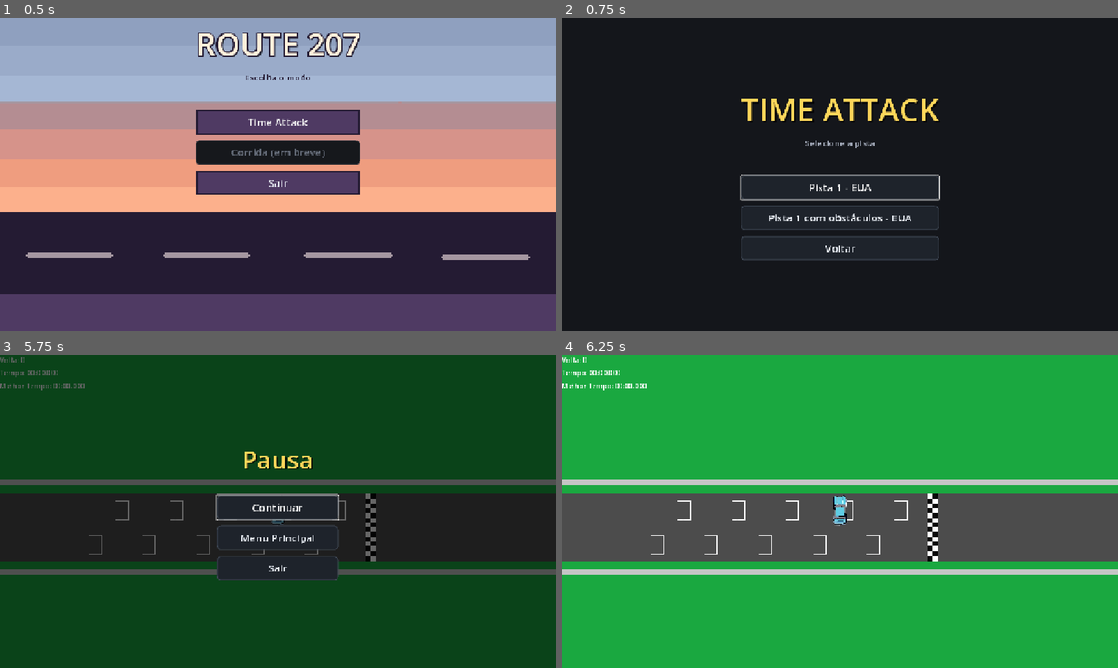
Above: before the commit, frames 1-4 (two rows, left to right).
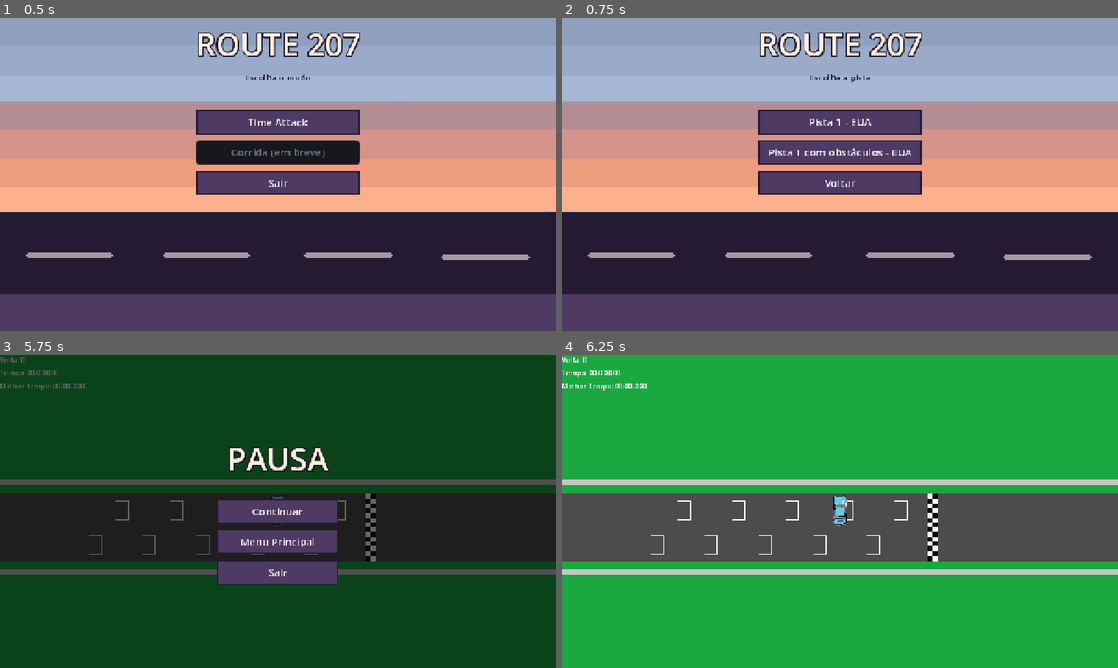
Above: after the commit, the same moments.

Repository: viictor1/Route-207
Game: Godot game, scene res://scenes/menu.tscn
The game is run twice, just before and just after one commit, with the same random seed, the same clock (stepped at 60 frames per second) and the same inputs.
Inputs:
- Up to frame 1 (0.5 s): no input
- Up to frame 2 (0.75 s): click "Time Attack" at 0.5 s
- Up to frame 3 (5.75 s): click "Pista 1 - EUA" at 1.25 s; tap Enter at 2, 5 s; hold D (steer_right) 2.03-2.78 s; tap W (throttle) every 0.75 s from 2.1 to 5.1 s; tap Space (handbrake) at 2.75 s; hold S (brake) 2.78-3.53 s; hold D (steer_right) 3.53-5.03 s; hold A (steer_left) from 5.03 s (still down); tap Escape (ui_cancel) at 5.65 s
- Up to frame 4 (6.25 s): release A (steer_left) at 5.75 s; click "Continuar" at 5.75 s

Frame 1 is identical in both runs. In frame 2, 74% of the frame differs, in the area x 0-100%, y 0-100%; in frame 3, 6.1%; in frame 4, nothing differs.

Commit message:
style: atualiza identidade visual do menu de seleção de pista e menu de pausa

Diff:
--- a/scenes/pause_menu.tscn
+++ b/scenes/pause_menu.tscn
@@ -1,62 +1,45 @@
 [gd_scene format=3 uid="uid://b7p4s3fam2x1k"]
 
 [ext_resource type="Script" uid="uid://bour8q6ccr6rb" path="res://scenes/pause_menu.gd" id="1_pause"]
+[ext_resource type="Texture2D" uid="uid://cst1rbqasr13b" path="res://assets/sprites/menu/botao.png" id="2_kukqi"]
+[ext_resource type="Texture2D" uid="uid://csv7lrvl2rwea" path="res://assets/sprites/menu/botao SELECIONADO.png" id="3_5d2l8"]
 
-[sub_resource type="StyleBoxFlat" id="StyleBoxFlat_normal"]
-content_margin_left = 16.0
-content_margin_top = 10.0
-content_margin_right = 16.0
-content_margin_bottom = 10.0
-bg_color = Color(0.117647, 0.137255, 0.168627, 1)
-border_width_left = 2
-border_width_top = 2
-border_width_right = 2
-border_width_bottom = 2
-border_color = Color(0.243137, 0.278431, 0.329412, 1)
-corner_radius_top_left = 8
-corner_radius_top_right = 8
-corner_radius_bottom_right = 8
-corner_radius_bottom_left = 8
+[sub_resource type="StyleBoxTexture" id="StyleBoxTexture_n87rw"]
+texture = ExtResource("2_kukqi")
 
-[sub_resource type="StyleBoxFlat" id="StyleBoxFlat_hover"]
-content_margin_left = 16.0
-content_margin_top = 10.0
-content_margin_right = 16.0
-content_margin_bottom = 10.0
-bg_color = Color(0.156863, 0.180392, 0.219608, 1)
-border_width_left = 2
-border_width_top = 2
-border_width_right = 2
-border_width_bottom = 2
-border_color = Color(1, 0.843137, 0.352941, 1)
-corner_radius_top_left = 8
-corner_radius_top_right = 8
-corner_radius_bottom_right = 8
-corner_radius_bottom_left = 8
+[sub_resource type="StyleBoxTexture" id="StyleBoxTexture_5d2l8"]
+texture = ExtResource("3_5d2l8")
 
-[sub_resource type="StyleBoxFlat" id="StyleBoxFlat_pressed"]
-content_margin_left = 16.0
-content_margin_top = 10.0
-content_margin_right = 16.0
-content_margin_bottom = 10.0
-bg_color = Color(0.0862745, 0.101961, 0.12549, 1)
-border_width_left = 2
-border_width_top = 2
-border_width_right = 2
-border_width_bottom = 2
-border_color = Color(0.901961, 0.741176, 0.278431, 1)
-corner_radius_top_left = 8
-corner_radius_top_right = 8
-corner_radius_bottom_right = 8
-corner_radius_bottom_left = 8
+[sub_resource type="StyleBoxTexture" id="StyleBoxTexture_kukqi"]
+texture = ExtResource("3_5d2l8")
 
-[node name="PauseMenu" type="CanvasLayer"]
+[sub_resource type="StyleBoxEmpty" id="StyleBoxEmpty_kukqi"]
+
+[sub_resource type="StyleBoxTexture" id="StyleBoxTexture_7l7mv"]
+texture = ExtResource("2_kukqi")
+
+[sub_resource type="StyleBoxTexture" id="StyleBoxTexture_v4r4p"]
+texture = ExtResource("3_5d2l8")
+
+[sub_resource type="StyleBoxTexture" id="StyleBoxTexture_1s2dm"]
+texture = ExtResource("3_5d2l8")
+
+[sub_resource type="StyleBoxTexture" id="StyleBoxTexture_88e76"]
+texture = ExtResource("2_kukqi")
+
+[sub_resource type="StyleBoxTexture" id="StyleBoxTexture_knqa7"]
+texture = ExtResource("3_5d2l8")
+
+[sub_resource type="StyleBoxTexture" id="StyleBoxTexture_71k7c"]
+texture = ExtResource("3_5d2l8")
+
+[node name="PauseMenu" type="CanvasLayer" unique_id=1104563387]
 process_mode = 3
 layer = 100
 visible = false
 script = ExtResource("1_pause")
 
-[node name="Dim" type="ColorRect" parent="."]
+[node name="Dim" type="ColorRect" parent="." unique_id=187041231]
 anchors_preset = 15
 anchor_right = 1.0
 anchor_bottom = 1.0
@@ -64,57 +47,60 @@
 grow_vertical = 2
 color = Color(0, 0, 0, 0.6)
 
-[node name="Center" type="CenterContainer" parent="."]
+[node name="Center" type="CenterContainer" parent="." unique_id=2125832272]
 anchors_preset = 15
 anchor_right = 1.0
 anchor_bottom = 1.0
 grow_horizontal = 2
 grow_vertical = 2
 
-[node name="MenuBox" type="VBoxContainer" parent="Center"]
+[node name="MenuBox" type="VBoxContainer" parent="Center" unique_id=747718793]
 layout_mode = 2
 theme_override_constants/separation = 14
 
-[node name="Title" type="Label" parent="Center/MenuBox"]
+[node name="Title" type="Label" parent="Center/MenuBox" unique_id=1992170945]
 layout_mode = 2
-theme_override_colors/font_color = Color(1, 0.843137, 0.352941, 1)
+theme_override_colors/font_color = Color(1, 0.94509804, 0.8627451, 1)
 theme_override_colors/font_shadow_color = Color(0, 0, 0, 0.5)
+theme_override_colors/font_outline_color = Color(0.14117648, 0.105882354, 0.2, 1)
 theme_override_constants/shadow_offset_x = 3
 theme_override_constants/shadow_offset_y = 3
-theme_override_font_sizes/font_size = 56
-text = "Pausa"
+theme_override_constants/outline_size = 12
+theme_override_font_sizes/font_size = 72
+text = "PAUSA"
 horizontal_alignment = 1
 
-[node name="Spacer" type="Control" parent="Center/MenuBox"]
+[node name="Spacer" type="Control" parent="Center/MenuBox" unique_id=1645960576]
 custom_minimum_size = Vector2(0, 16)
 layout_mode = 2
 
-[node name="ResumeButton" type="Button" parent="Center/MenuBox"]
+[node name="ResumeButton" type="Button" parent="Center/MenuBox" unique_id=735001635]
 custom_minimum_size = Vector2(280, 56)
 layout_mode = 2
 theme_override_colors/font_color = Color(0.921569, 0.941176, 0.968627, 1)
 theme_override_font_sizes/font_size = 24
-theme_override_styles/normal = SubResource("StyleBoxFlat_normal")
-theme_override_styles/hover = SubResource("StyleBoxFlat_hover")
-theme_override_styles/pressed = SubResource("StyleBoxFlat_pressed")
+theme_override_styles/normal = SubResource("StyleBoxTexture_n87rw")
+theme_override_styles/pressed = SubResource("StyleBoxTexture_5d2l8")
+theme_override_styles/hover = SubResource("StyleBoxTexture_kukqi")
+theme_override_styles/focus = SubResource("StyleBoxEmpty_kukqi")
 text = "Continuar"
 
-[node name="MainMenuButton" type="Button" parent="Center/MenuBox"]
+[node name="MainMenuButton" type="Button" parent="Center/MenuBox" unique_id=521353647]
 custom_minimum_size = Vector2(280, 56)
 layout_mode = 2
 theme_override_colors/font_color = Color(0.921569, 0.941176, 0.968627, 1)
 theme_override_font_sizes/font_size = 24
-theme_override_styles/normal = SubResource("StyleBoxFlat_normal")
-theme_override_styles/hover = SubResource("StyleBoxFlat_hover")
-theme_override_styles/pressed = SubResource("StyleBoxFlat_pressed")
+theme_override_styles/normal = SubResource("StyleBoxTexture_7l7mv")
+theme_override_styles/pressed = SubResource("StyleBoxTexture_v4r4p")
+theme_override_styles/hover = SubResource("StyleBoxTexture_1s2dm")
 text = "Menu Principal"
 
-[node name="QuitButton" type="Button" parent="Center/MenuBox"]
+[node name="QuitButton" type="Button" parent="Center/MenuBox" unique_id=2097814717]
 custom_minimum_size = Vector2(280, 56)
 layout_mode = 2
 theme_override_colors/font_color = Color(0.921569, 0.941176, 0.968627, 1)
 theme_override_font_sizes/font_size = 24
-theme_override_styles/normal = SubResource("StyleBoxFlat_normal")
-theme_override_styles/hover = SubResource("StyleBoxFlat_hover")
-theme_override_styles/pressed = SubResource("StyleBoxFlat_pressed")
+theme_override_styles/normal = SubResource("StyleBoxTexture_88e76")
+theme_override_styles/pressed = SubResource("StyleBoxTexture_knqa7")
+theme_override_styles/hover = SubResource("StyleBoxTexture_71k7c")
 text = "Sair"
--- a/scenes/track_select.tscn
+++ b/scenes/track_select.tscn
@@ -1,70 +1,38 @@
 [gd_scene format=3 uid="uid://b1fqerqsobvj4"]
 
 [ext_resource type="Script" uid="uid://dylg02wr4wfs8" path="res://scenes/track_select.gd" id="1_track"]
+[ext_resource type="Texture2D" uid="uid://c6xh0wiewc8lu" path="res://assets/sprites/menu/fundo.png" id="2_wkigi"]
+[ext_resource type="Texture2D" uid="uid://cst1rbqasr13b" path="res://assets/sprites/menu/botao.png" id="3_53twu"]
+[ext_resource type="Texture2D" uid="uid://csv7lrvl2rwea" path="res://assets/sprites/menu/botao SELECIONADO.png" id="4_6tua7"]
 
-[sub_resource type="StyleBoxFlat" id="StyleBoxFlat_normal"]
-content_margin_left = 16.0
-content_margin_top = 10.0
-content_margin_right = 16.0
-content_margin_bottom = 10.0
-bg_color = Color(0.117647, 0.137255, 0.168627, 1)
-border_width_left = 2
-border_width_top = 2
-border_width_right = 2
-border_width_bottom = 2
-border_color = Color(0.243137, 0.278431, 0.329412, 1)
-corner_radius_top_left = 8
-corner_radius_top_right = 8
-corner_radius_bottom_right = 8
-corner_radius_bottom_left = 8
+[sub_resource type="StyleBoxTexture" id="StyleBoxTexture_mhnvy"]
+texture = ExtResource("3_53twu")
 
-[sub_resource type="StyleBoxFlat" id="StyleBoxFlat_pressed"]
-content_margin_left = 16.0
-content_margin_top = 10.0
-content_margin_right = 16.0
-content_margin_bottom = 10.0
-bg_color = Color(0.0862745, 0.101961, 0.12549, 1)
-border_width_left = 2
-border_width_top = 2
-border_width_right = 2
-border_width_bottom = 2
-border_color = Color(0.901961, 0.741176, 0.278431, 1)
-corner_radius_top_left = 8
-corner_radius_top_right = 8
-corner_radius_bottom_right = 8
-corner_radius_bottom_left = 8
+[sub_resource type="StyleBoxTexture" id="StyleBoxTexture_4ytvr"]
+texture = ExtResource("4_6tua7")
 
-[sub_resource type="StyleBoxFlat" id="StyleBoxFlat_hover"]
-content_margin_left = 16.0
-content_margin_top = 10.0
-content_margin_right = 16.0
-content_margin_bottom = 10.0
-bg_color = Color(0.156863, 0.180392, 0.219608, 1)
-border_width_left = 2
-border_width_top = 2
-border_width_right = 2
-border_width_bottom = 2
-border_color = Color(1, 0.843137, 0.352941, 1)
-corner_radius_top_left = 8
-corner_radius_top_right = 8
-corner_radius_bottom_right = 8
-corner_radius_bottom_left = 8
+[sub_resource type="StyleBoxTexture" id="StyleBoxTexture_g3eks"]
+texture = ExtResource("4_6tua7")
 
-[sub_resource type="StyleBoxFlat" id="StyleBoxFlat_disabled"]
-content_margin_left = 16.0
-content_margin_top = 10.0
-content_margin_right = 16.0
-content_margin_bottom = 10.0
-bg_color = Color(0.0862745, 0.0941176, 0.109804, 1)
-border_width_left = 2
-border_width_top = 2
-border_width_right = 2
-border_width_bottom = 2
-border_color = Color(0.176471, 0.196078, 0.231373, 1)
-corner_radius_top_left = 8
-corner_radius_top_right = 8
-corner_radius_bottom_right = 8
-corner_radius_bottom_left = 8
+[sub_resource type="StyleBoxEmpty" id="StyleBoxEmpty_v86rl"]
+
+[sub_resource type="StyleBoxTexture" id="StyleBoxTexture_13sgg"]
+texture = ExtResource("3_53twu")
+
+[sub_resource type="StyleBoxTexture" id="StyleBoxTexture_ufwb2"]
+texture = ExtResource("4_6tua7")
+
+[sub_resource type="StyleBoxTexture" id="StyleBoxTexture_70i5f"]
+texture = ExtResource("4_6tua7")
+
+[sub_resource type="StyleBoxTexture" id="StyleBoxTexture_6cdou"]
+texture = ExtResource("3_53twu")
+
+[sub_resource type="StyleBoxTexture" id="StyleBoxTexture_i42df"]
+texture = ExtResource("4_6tua7")
+
+[sub_resource type="StyleBoxTexture" id="StyleBoxTexture_7jp70"]
+texture = ExtResource("4_6tua7")
 
 [node name="TrackSelect" type="Control" unique_id=293155018]
 layout_mode = 3
@@ -75,20 +43,18 @@
 grow_vertical = 2
 script = ExtResource("1_track")
 
-[node name="Background" type="ColorRect" parent="." unique_id=1044388821]
-layout_mode = 1
-anchors_preset = 15
-anchor_right = 1.0
-anchor_bottom = 1.0
-grow_horizontal = 2
-grow_vertical = 2
-color = Color(0.0784314, 0.0862745, 0.105882, 1)
+[node name="TextureRect" type="TextureRect" parent="." unique_id=947276689]
+layout_mode = 0
+offset_right = 1280.0
+offset_bottom = 720.0
+texture = ExtResource("2_wkigi")
 
 [node name="Center" type="CenterContainer" parent="." unique_id=716754378]
 layout_mode = 1
 anchors_preset = 15
 anchor_right = 1.0
 anchor_bottom = 1.0
+offset_bottom = -300.0
 grow_horizontal = 2
 grow_vertical = 2
 
@@ -96,21 +62,23 @@
 layout_mode = 2
 theme_override_constants/separation = 14
 
-[node name="Title" type="Label" parent="Center/MenuBox" unique_id=181058400]
+[node name="Title" type="Label" parent="Center/MenuBox" unique_id=730865960]
 layout_mode = 2
-theme_override_colors/font_color = Color(1, 0.843137, 0.352941, 1)
+theme_override_colors/font_color = Color(1, 0.94509804, 0.8627451, 1)
 theme_override_colors/font_shadow_color = Color(0, 0, 0, 0.5)
+theme_override_colors/font_outline_color = Color(0.14117648, 0.105882354, 0.2, 1)
 theme_override_constants/shadow_offset_x = 3
 theme_override_constants/shadow_offset_y = 3
+theme_override_constants/outline_size = 12
 theme_override_font_sizes/font_size = 72
-text = "TIME ATTACK"
+text = "ROUTE 207"
 horizontal_alignment = 1
 
 [node name="Subtitle" type="Label" parent="Center/MenuBox" unique_id=1275763460]
 layout_mode = 2
-theme_override_colors/font_color = Color(0.65098, 0.678431, 0.741176, 1)
+theme_override_colors/font_color = Color(0.14117648, 0.105882354, 0.2, 1)
 theme_override_font_sizes/font_size = 20
-text = "Selecione a pista"
+text = "Escolha a pista"
 horizontal_alignment = 1
 
 [node name="Spacer" type="Control" parent="Center/MenuBox" unique_id=1996387113]
@@ -122,9 +90,10 @@
 layout_mode = 2
 theme_override_colors/font_color = Color(0.921569, 0.941176, 0.968627, 1)
 theme_override_font_sizes/font_size = 24
-theme_override_styles/normal = SubResource("StyleBoxFlat_normal")
-theme_override_styles/pressed = SubResource("StyleBoxFlat_pressed")
-theme_override_styles/hover = SubResource("StyleBoxFlat_hover")
+theme_override_styles/normal = SubResource("StyleBoxTexture_mhnvy")
+theme_override_styles/pressed = SubResource("StyleBoxTexture_4ytvr")
+theme_override_styles/hover = SubResource("StyleBoxTexture_g3eks")
+theme_override_styles/focus = SubResource("StyleBoxEmpty_v86rl")
 text = "Pista 1 - EUA"
 
 [node name="Track2Button" type="Button" parent="Center/MenuBox" unique_id=677321091]
@@ -133,10 +102,9 @@
 theme_override_colors/font_color = Color(0.921569, 0.941176, 0.968627, 1)
 theme_override_colors/font_disabled_color = Color(0.4, 0.427451, 0.478431, 1)
 theme_override_font_sizes/font_size = 24
-theme_override_styles/normal = SubResource("StyleBoxFlat_normal")
-theme_override_styles/pressed = SubResource("StyleBoxFlat_pressed")
-theme_override_styles/hover = SubResource("StyleBoxFlat_hover")
-theme_override_styles/disabled = SubResource("StyleBoxFlat_disabled")
+theme_override_styles/normal = SubResource("StyleBoxTexture_13sgg")
+theme_override_styles/pressed = SubResource("StyleBoxTexture_ufwb2")
+theme_override_styles/hover = SubResource("StyleBoxTexture_70i5f")
 text = "Pista 1 com obstáculos - EUA"
 
 [node name="BackButton" type="Button" parent="Center/MenuBox" unique_id=218056786]
@@ -144,7 +112,7 @@
 layout_mode = 2
 theme_override_colors/font_color = Color(0.921569, 0.941176, 0.968627, 1)
 theme_override_font_sizes/font_size = 24
-theme_override_styles/normal = SubResource("StyleBoxFlat_normal")
-theme_override_styles/pressed = SubResource("StyleBoxFlat_pressed")
-theme_override_styles/hover = SubResource("StyleBoxFlat_hover")
+theme_override_styles/normal = SubResource("StyleBoxTexture_6cdou")
+theme_override_styles/pressed = SubResource("StyleBoxTexture_i42df")
+theme_override_styles/hover = SubResource("StyleBoxTexture_7jp70")
 text = "Voltar"
